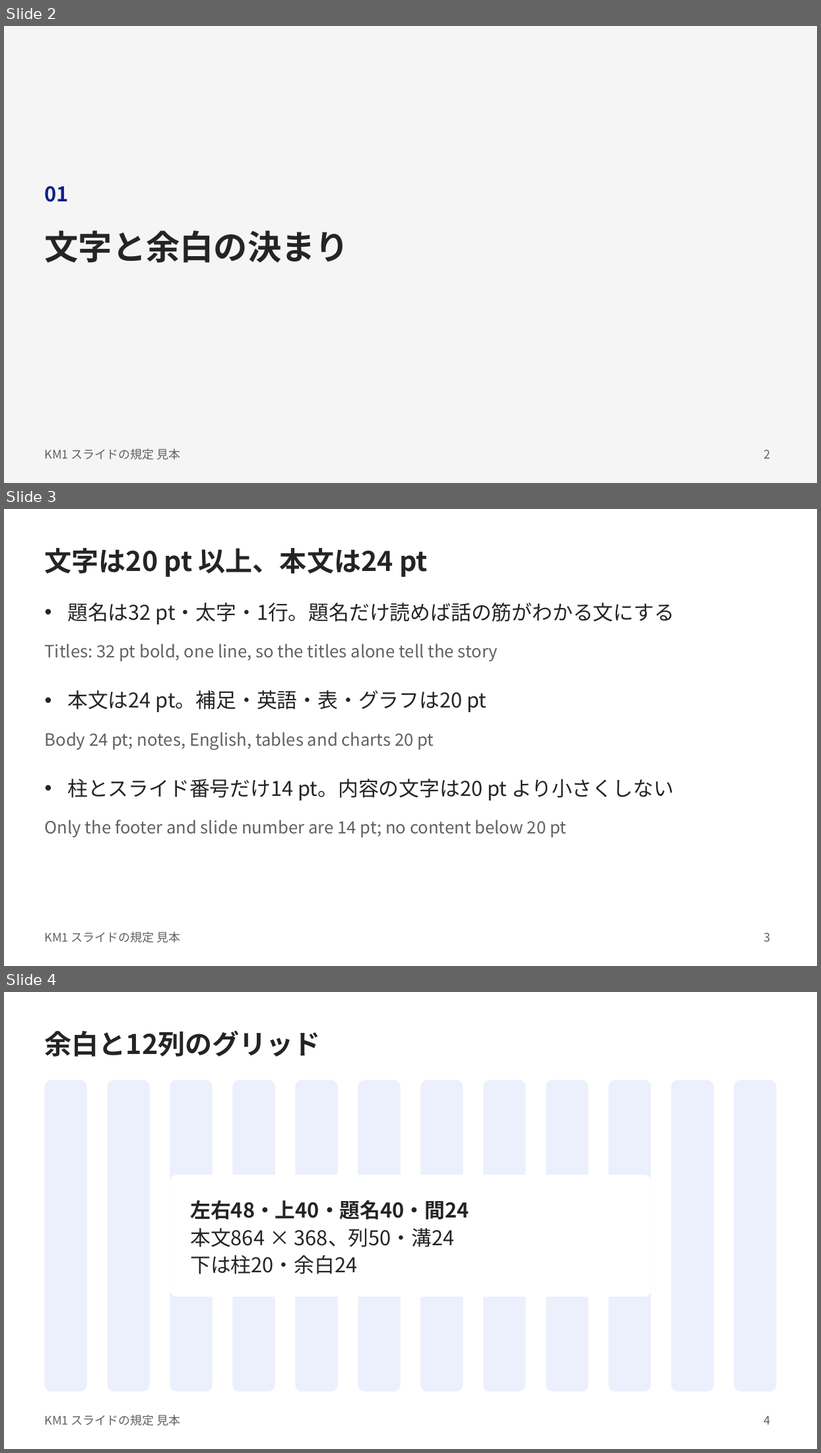
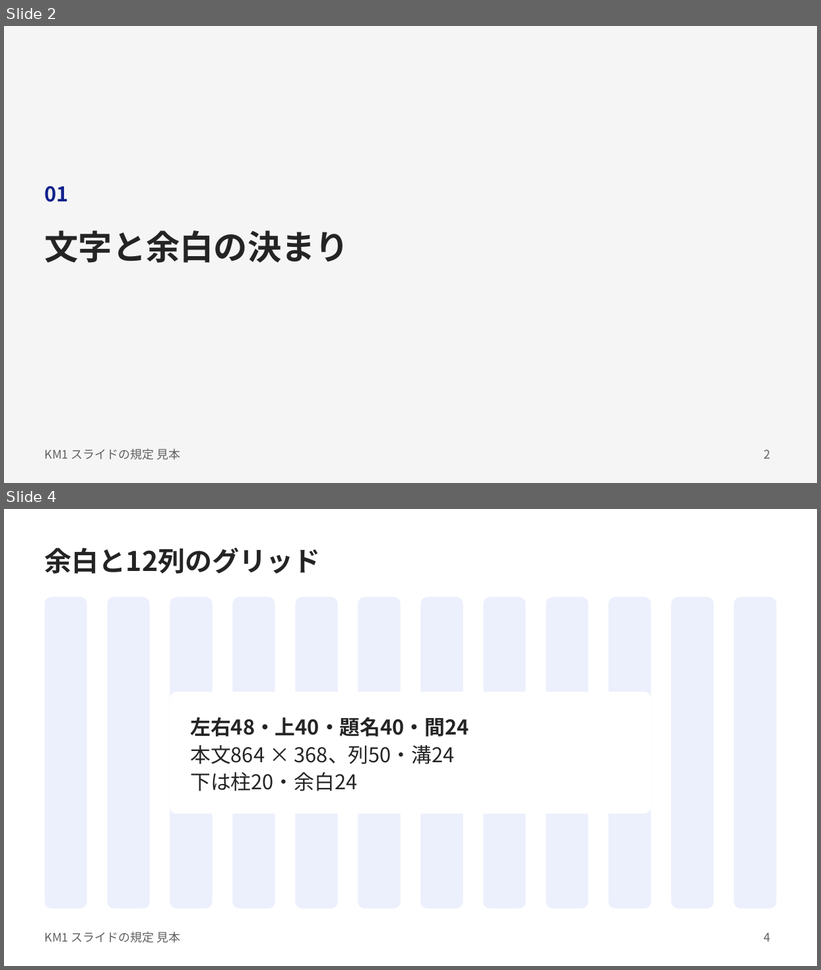
Before and after one commit to kami2news/km1-design-system, a slide deck: dist/KM1_スライド見本.pptx. Shown one above the other, each under a label of ours: slides 2, 3 and 4 before the commit, slides 2 and 4 after it; the slides between them are not shown. The pictures are 821x1453 and 821x970 pixels, drawn with LibreOffice and Linux fonts; fonts in the diff are those of the drawing. Boxes give left, top, right and bottom in pixels: in the first picture for what was removed or moved away, otherwise in the second. Text is boxed around its words. In the diff, an @@ line names an element or a change of style, - is before the commit and + after.

```diff
--- a/dist/KM1_スライド見本.pptx
+++ b/dist/KM1_スライド見本.pptx
@@ slide 3 removed at [4,509,817,966], background #FFFFFF; not listed: 1 template element that a slide beside it also shows @@
@@ title removed at [45,548,428,577] @@
-文字は20 pt 以上、本文は24 pt
@@ text removed at [45,603,675,838] @@
-• 題名は32 pt・太字・1行。題名だけ読めば話の筋がわかる文にする
-Titles: 32 pt bold, one line, so the titles alone tell the story
-• 本文は24 pt。補足・英語・表・グラフは20 pt
-Body 24 pt; notes, English, tables and charts 20 pt
-• 柱とスライド番号だけ14 pt。内容の文字は20 pt より小さくしない
-Only the footer and slide number are 14 pt; no content below 20 pt
@@ page number removed at [764,933,770,942] @@
-3
```
Also in this commit, not shown: 3 slides changed, 2 slides added, 1 other slide removed, 7 other files.
